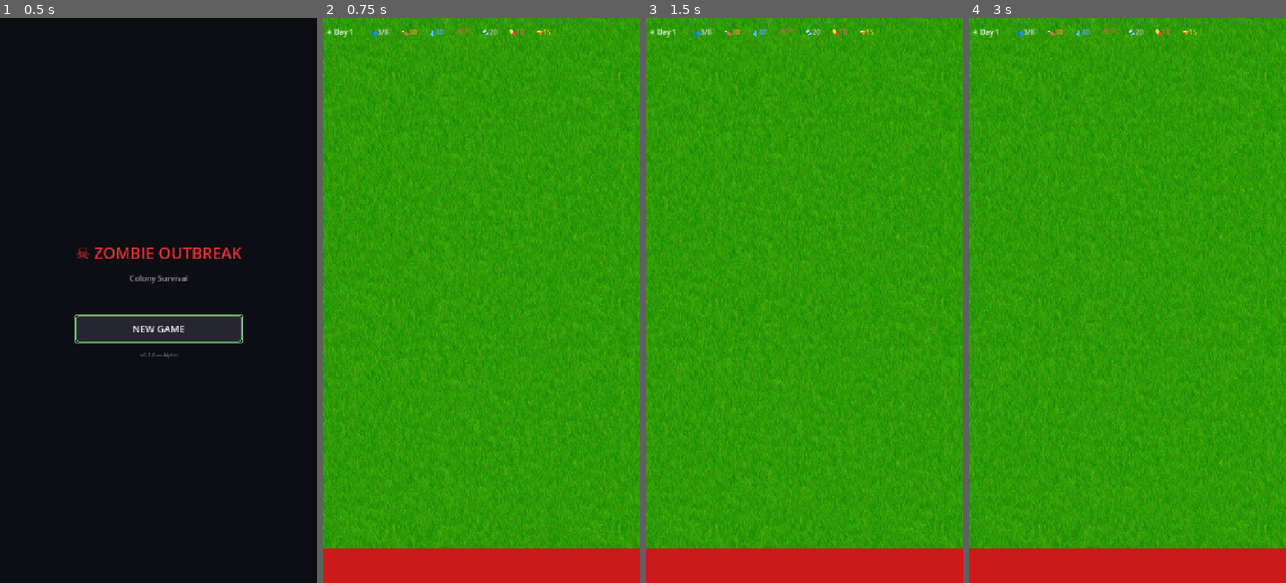
Above: before the commit, frames 1-4 (left to right).
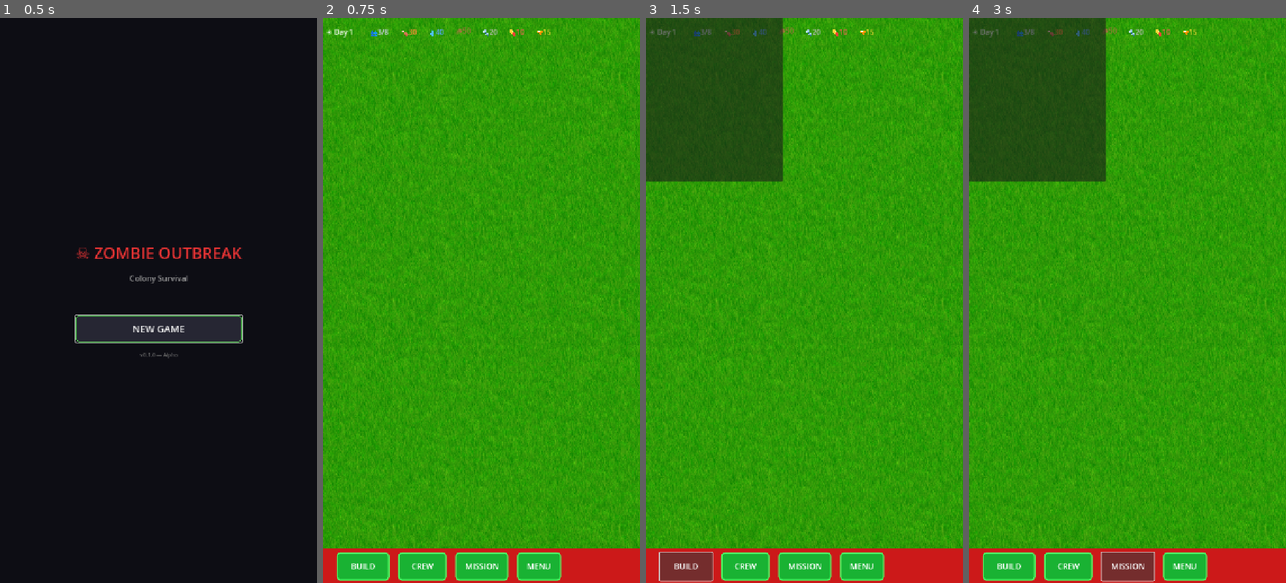
Above: after the commit, the same moments.

Repository: doyler34/zombie-outbreak
Game: Godot game, scene res://scenes/main_menu.tscn
Same seed, same stepped clock (60 frames per second), same inputs: the game is played once before the commit and once after it.
Inputs:
- Up to frame 1 (0.5 s): no input
- Up to frame 2 (0.75 s): click "NEW GAME" at 0.5 s
- Up to frame 3 (1.5 s): click "BUILD" at 1.25 s
- Up to frame 4 (3 s): click "CREW" at 2 s; click "MISSION" at 2.75 s

Frame 1 is identical in both runs. In frame 2, 3.2% of the frame differs, in the area x 4-76%, y 94-100%; in frame 3, 16%, in the area x 0-76%, y 0-100%; in frame 4, 16%.

Commit message:
debug: create buttons entirely in code, bright green backgrounds
Buttons now built via Button.new() in GDScript — no .tscn dependency at all.
Bright green (0.1, 0.7, 0.2) with green border, white text. Impossible to miss
if Button rendering works on this device. Red debug bar kept for reference.

Diff:
--- a/scripts/base_scene.gd
+++ b/scripts/base_scene.gd
@@ -58,29 +58,42 @@
 	_adjust_day_night_overlay()
 
 func _build_debug_buttons() -> void:
-	# Red debug bar at bottom to prove UI renders
+	# Red debug bar at bottom
 	var debug_bar = ColorRect.new()
 	debug_bar.set_position(Vector2(0, 1200))
 	debug_bar.set_size(Vector2(720, 80))
 	debug_bar.color = Color(0.8, 0.1, 0.1, 1.0)
 	ui_layer.add_child(debug_bar)
 
-	# Switch buttons to position mode and set absolute coordinates
-	for btn in [buildings_btn, survivors_btn, mission_btn, menu_btn]:
-		btn.layout_mode = 0  # Position mode — ignore anchors
-		btn.visible = true
-
-	buildings_btn.set_position(Vector2(30, 1210))
-	buildings_btn.set_size(Vector2(120, 64))
-
-	survivors_btn.set_position(Vector2(170, 1210))
-	survivors_btn.set_size(Vector2(110, 64))
-
-	mission_btn.set_position(Vector2(300, 1210))
-	mission_btn.set_size(Vector2(120, 64))
-
-	menu_btn.set_position(Vector2(440, 1210))
-	menu_btn.set_size(Vector2(100, 64))
+	# Create buttons FROM SCRATCH in code — no .tscn dependency
+	_build_one_button("BUILD", 30, 1210, 120, 64, _show_building_panel)
+	_build_one_button("CREW", 170, 1210, 110, 64, func(): _show_notification("Crew coming soon", "#FFAA00"))
+	_build_one_button("MISSION", 300, 1210, 120, 64, func(): _show_notification("Mission coming soon", "#FFAA00"))
+	_build_one_button("MENU", 440, 1210, 100, 64, func(): menu_panel.visible = true)
+
+func _build_one_button(text: String, x: float, y: float, w: float, h: float, callback: Callable) -> void:
+	var btn = Button.new()
+	btn.text = text
+	btn.set_position(Vector2(x, y))
+	btn.set_size(Vector2(w, h))
+
+	# Bright yellow-green background — impossible to miss
+	var style = StyleBoxFlat.new()
+	style.bg_color = Color(0.1, 0.7, 0.2, 1.0)
+	style.border_width_left = 3
+	style.border_width_right = 3
+	style.border_width_top = 3
+	style.border_width_bottom = 3
+	style.border_color = Color(0.3, 1.0, 0.4, 1.0)
+	style.corner_radius_top_left = 8
+	style.corner_radius_top_right = 8
+	style.corner_radius_bottom_left = 8
+	style.corner_radius_bottom_right = 8
+	btn.add_theme_stylebox_override("normal", style)
+	btn.add_theme_font_size_override("font_size", 18)
+	btn.add_theme_color_override("font_color", Color(1, 1, 1, 1))
+	btn.pressed.connect(callback)
+	ui_layer.add_child(btn)
 
 ## BUILDING PANEL
 
